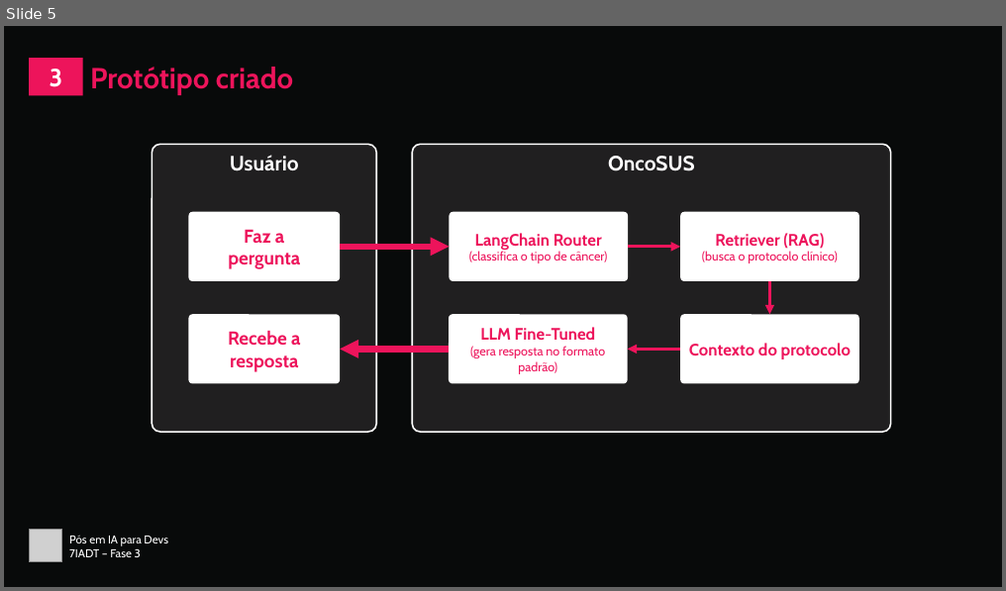
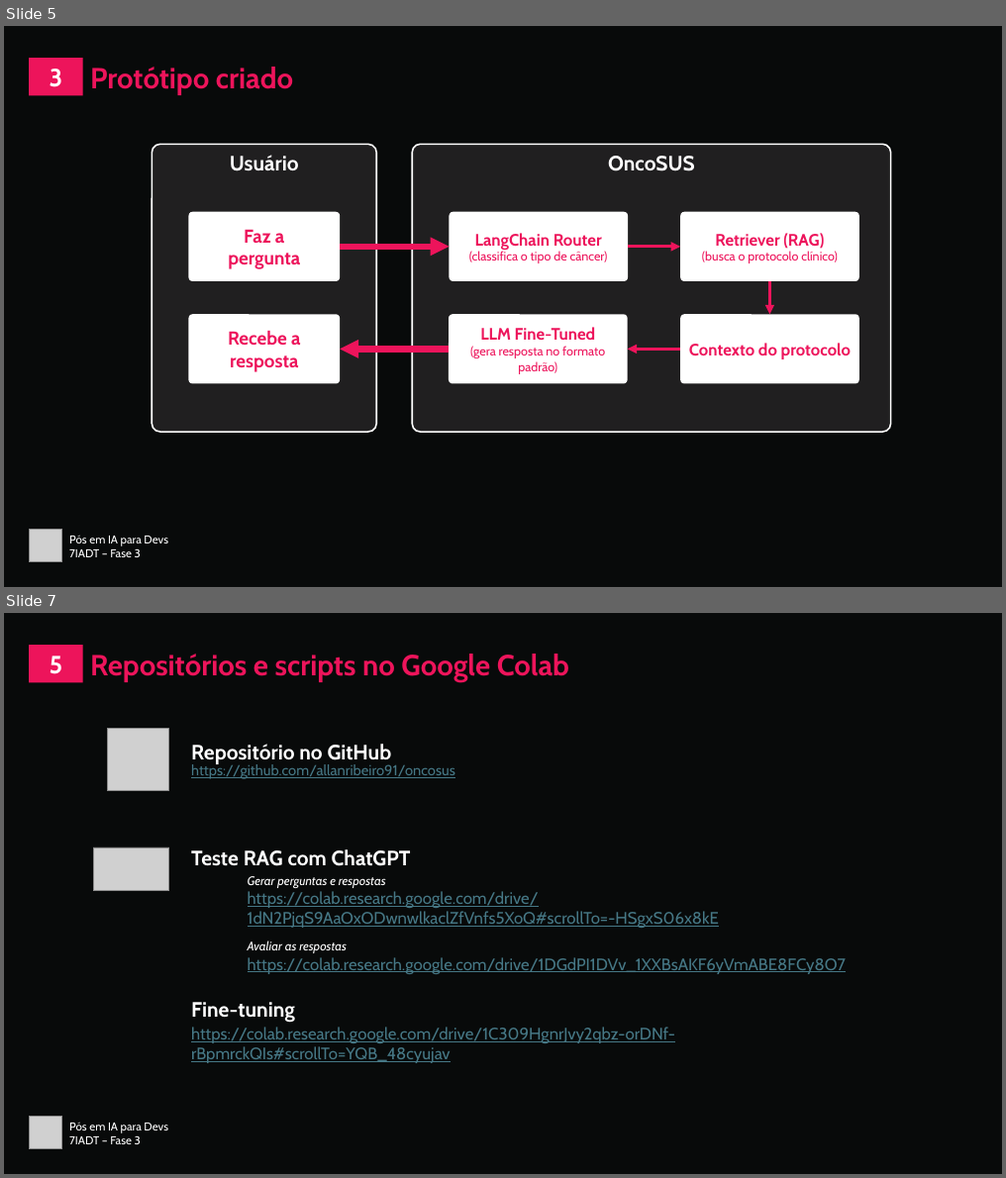
Before and after one commit to allanribeiro91/oncosus, a slide deck: apresentacao_projeto.pptx. Shown one above the other, each under a label of ours: slide 5 before the commit, slides 5 and 7 after it; the slides between them are not shown. The pictures are 1006x591 and 1006x1178 pixels, drawn with LibreOffice and Linux fonts; fonts in the diff are those of the drawing; grey boxes stand for pictures; background and template pictures are left out. Boxes give left, top, right and bottom in pixels: in the first picture for what was removed or moved away, otherwise in the second. Text is boxed around its words. In the diff, an @@ line names an element or a change of style, - is before the commit and + after.

```diff
--- a/apresentacao_projeto.pptx
+++ b/apresentacao_projeto.pptx
@@ slide 7 added at [4,613,1002,1174], background picture (left out) @@
@@ rectangle added at [29,646,82,682], fill #ED145B, 24 pt, text #FFFFFF, bold @@
+5
@@ text added at [90,654,569,682], 28 pt, text #ED145B, bold @@
+Repositórios e scripts no Google Colab
@@ picture added at [107,729,169,791] @@
@@ text added at [191,744,392,766], 20 pt, text #FFFFFF, bold @@
+Repositório no GitHub
@@ text added at [191,763,455,779], 14 pt, text #467886, underline @@
+https://github.com/allanribeiro91/oncosus
@@ picture added at [93,848,168,891] @@
@@ text added at [191,850,411,866], 20 pt, text #FFFFFF, bold @@
+Teste RAG com ChatGPT
@@ text added at [248,876,719,928], 16 pt, text #467886, underline @@
+Gerar perguntas e respostas
+https://colab.research.google.com/drive/1dN2PjqS9AaOxODwnwlkaclZfVnfs5XoQ#scrollTo=-HSgxS06x8kE
@@ text added at [248,941,846,974], 16 pt, text #467886, underline @@
+Avaliar as respostas
+https://colab.research.google.com/drive/1DGdPI1DVv_1XXBsAKF6yVmABE8FCy8O7
@@ text added at [191,1027,675,1063], 16 pt, text #467886, underline @@
+https://colab.research.google.com/drive/1C309HgnrJvy2qbz-orDNf-rBpmrckQIs#scrollTo=YQB_48cyujav
@@ text added at [191,1002,295,1023], 20 pt, text #FFFFFF, bold @@
+Fine-tuning
@@ picture added at [29,1116,62,1150] @@
@@ text added at [69,1122,168,1145], 11 pt, text #FFFFFF @@
+Pós em IA para Devs
+7IADT – Fase 3
```
Also in this commit, not shown: 3 slides changed, 5 other files.
